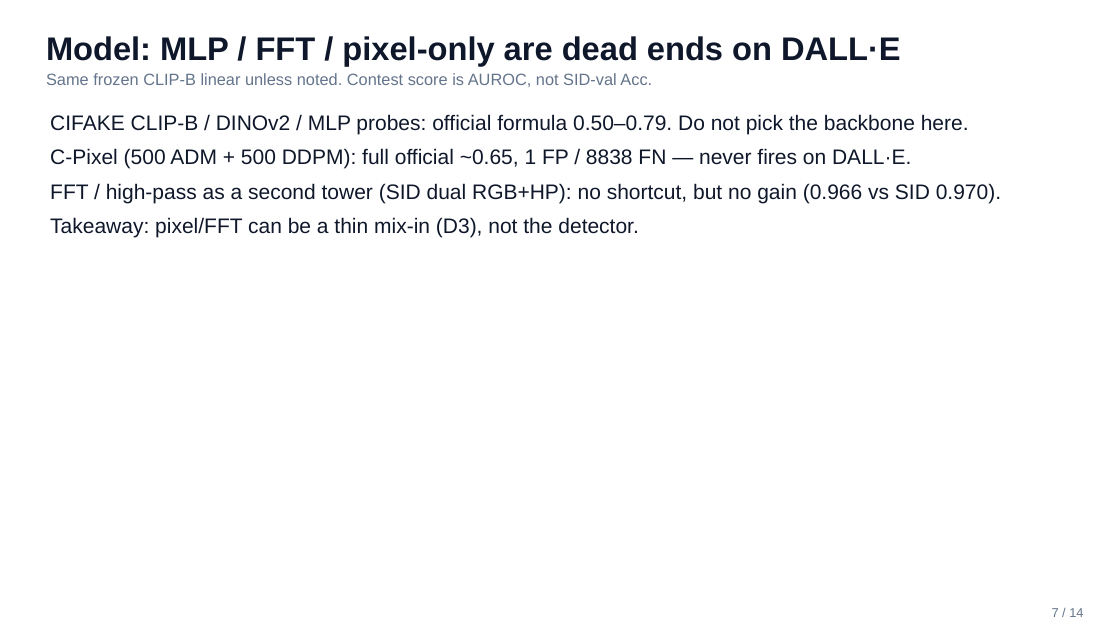
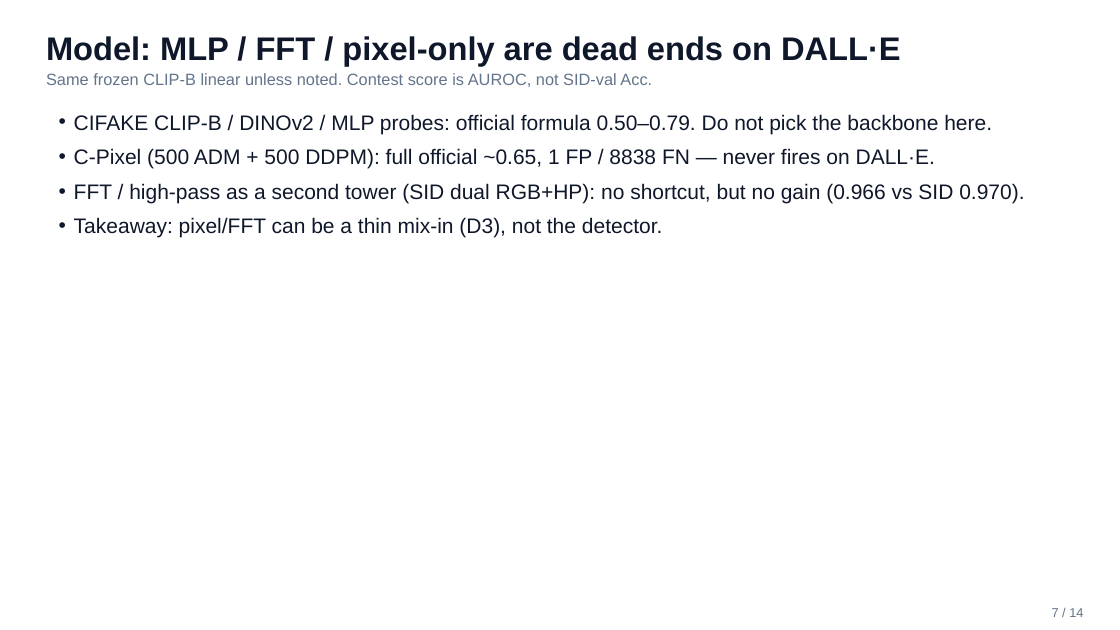
Before and after one commit to chi030303/tiktok-techjam-aigc-detect, a slide deck: slide 7 of docs/slides/TechJam_Challenge5.pptx. Drawn at 1120x630 pixels with LibreOffice and Linux fonts; fonts in the diff are those of the drawing. Boxes give left, top, right and bottom in pixels: in the first picture for what was removed or moved away, otherwise in the second. Text is boxed around its words. In the diff, an @@ line names an element or a change of style, - is before the commit and + after.

```diff
--- a/docs/slides/TechJam_Challenge5.pptx
+++ b/docs/slides/TechJam_Challenge5.pptx
@@ text "CIFAKE CLIP-B / DINOv2 / ..." at (x1=74, y1=114, x2=1024, y2=238): bullet none to • @@
```
Also in this commit, not shown: 7 other slides changed, 1 slide added, 1 slide removed, 18 other files.
